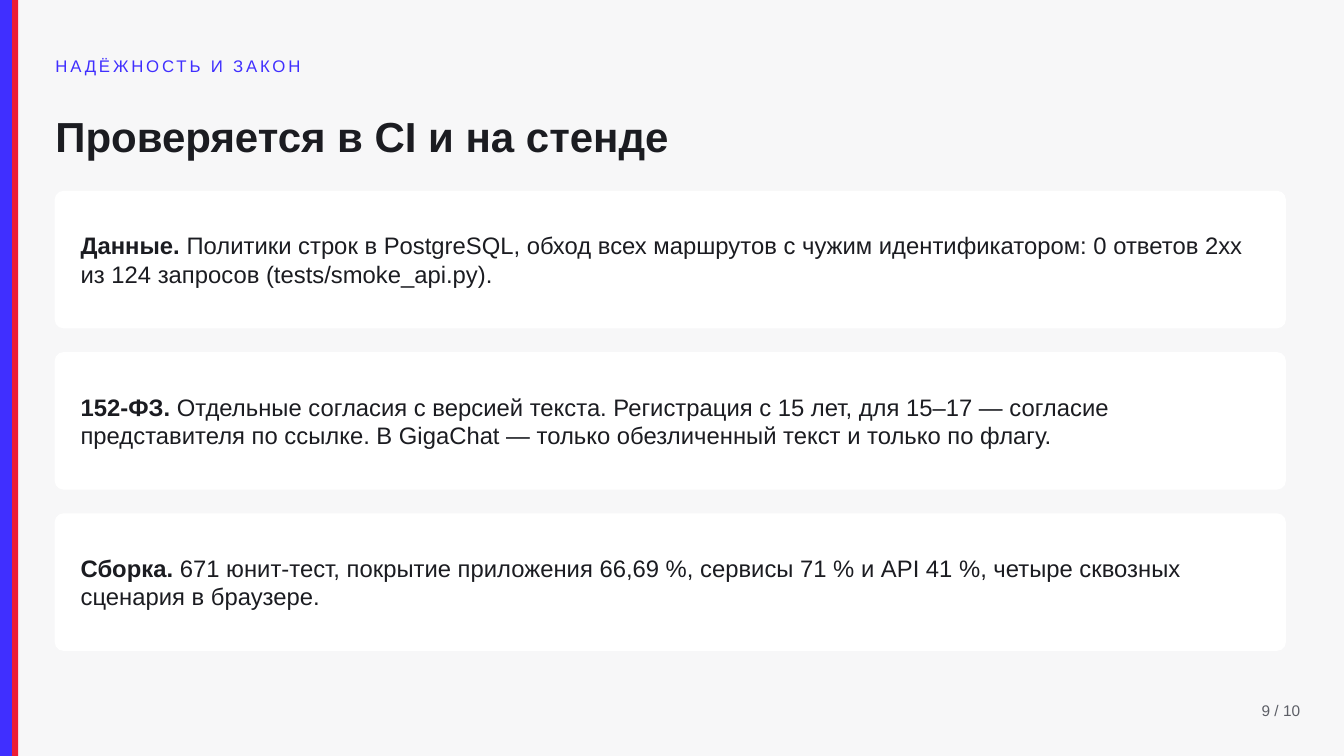
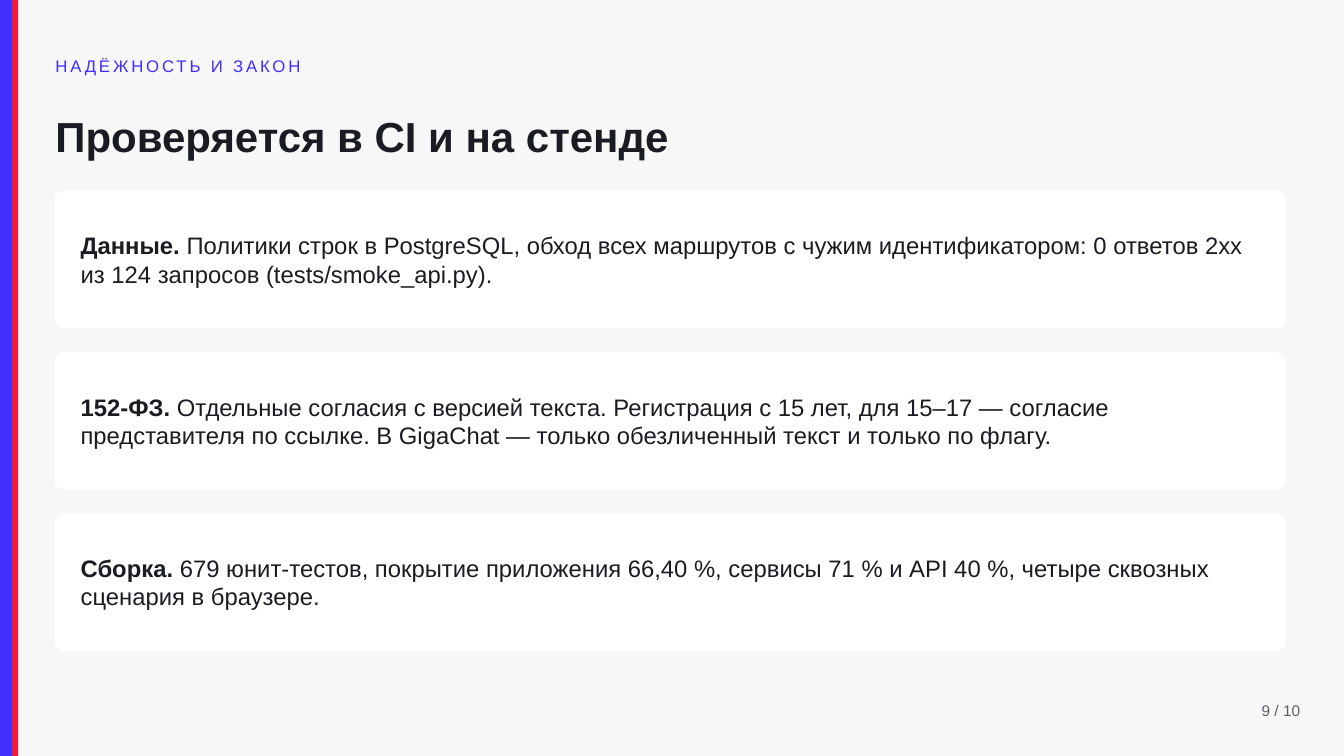
Before and after one commit to KonkovDV/fsp-talent, a slide deck: slide 9 of docs/pitch.pptx. Drawn at 1344x756 pixels with LibreOffice and Linux fonts; fonts in the diff are those of the drawing. Boxes give left, top, right and bottom in pixels: in the first picture for what was removed or moved away, otherwise in the second. Text is boxed around its words. In the diff, an @@ line names an element or a change of style, - is before the commit and + after.

Commit message:
Зафиксировать свежий прогон в документах: 679 тестов, покрытие 66,40 % и столбец P@10 по трём зёрнам.

```diff
--- a/docs/pitch.pptx
+++ b/docs/pitch.pptx
@@ text at box(81, 559, 1209, 610): text changed @@
-Сборка. 671 юнит-тест, покрытие приложения 66,69 %, сервисы 71 % и API 41 %, четыре сквозных сценария в браузере.
+Сборка. 679 юнит-тестов, покрытие приложения 66,40 %, сервисы 71 % и API 40 %, четыре сквозных сценария в браузере.
```
Also in this commit, not shown: 10 other files.
